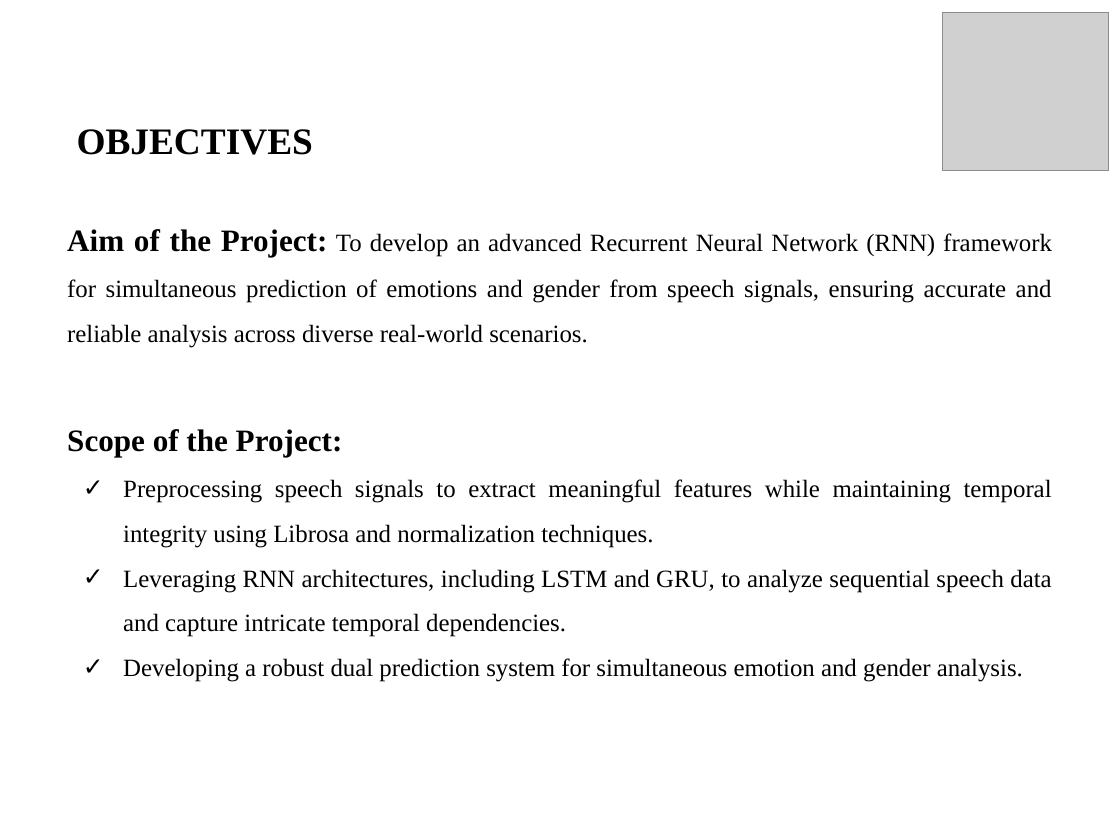
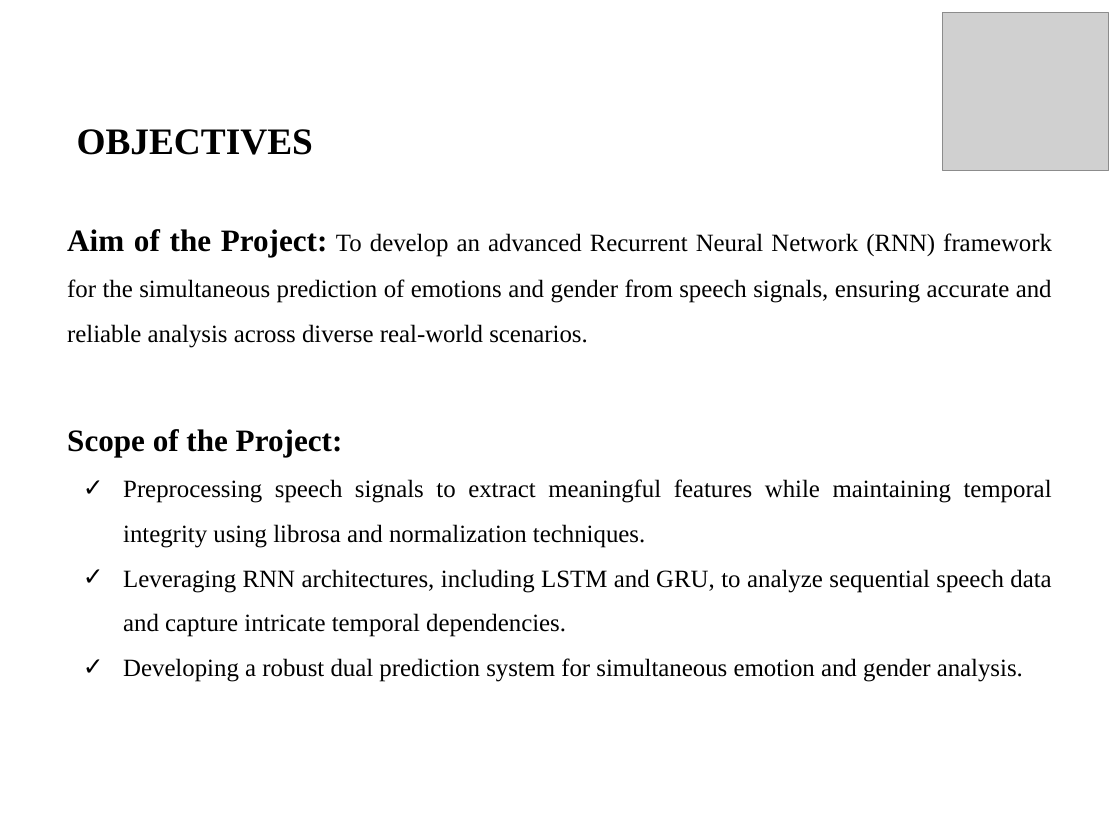
Before and after one commit to URK21CS1175/Speech-Emotion-and-Gender-Recognition-using-Hybrid-Models, a slide deck: slide 4 of Speech emotion analysis gender prediction ppt new.pptx. Drawn at 1120x840 pixels with LibreOffice and Linux fonts; fonts in the diff are those of the drawing; grey boxes stand for pictures. Boxes give left, top, right and bottom in pixels: in the first picture for what was removed or moved away, otherwise in the second. Text is boxed around its words. In the diff, an @@ line names an element or a change of style, - is before the commit and + after.

```diff
--- a/Speech emotion analysis gender prediction ppt new.pptx
+++ b/Speech emotion analysis gender prediction ppt new.pptx
@@ text at [67, 229, 1052, 348]: text changed @@
-Aim of the Project: To develop an advanced Recurrent Neural Network (RNN) framework for simultaneous prediction of emotions and gender from speech signals, ensuring accurate and reliable analysis across diverse real-world scenarios.
+Aim of the Project: To develop an advanced Recurrent Neural Network (RNN) framework for the simultaneous prediction of emotions and gender from speech signals, ensuring accurate and reliable analysis across diverse real-world scenarios.
@@ text at [123, 479, 1052, 548]: text changed @@
-✓ Preprocessing speech signals to extract meaningful features while maintaining temporal integrity using Librosa and normalization techniques.
+✓ Preprocessing speech signals to extract meaningful features while maintaining temporal integrity using librosa and normalization techniques.
```
Also in this commit, not shown: 4 other slides changed, 4 slides added.
